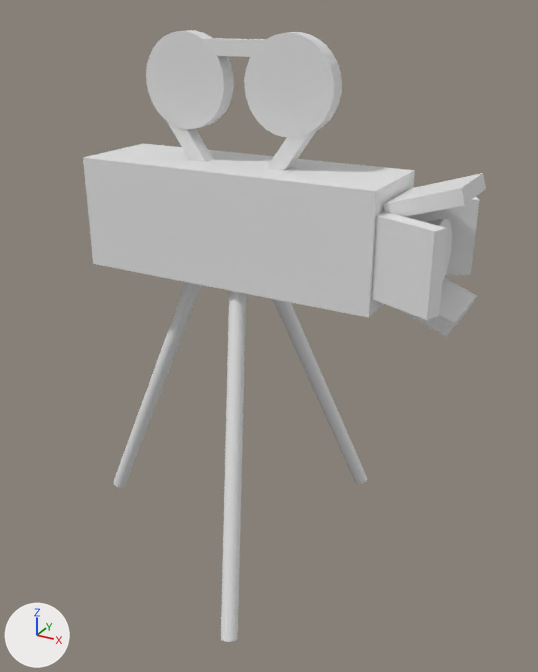
An edit to the Blender file Assets/BlenderModels/Camera.blend, drawn before and after from the same camera.
One viewpoint serves both versions: a camera (50 mm lens) standing at (4.15, -7.55, 4.75) and looking at (-0.01, 0.02, 0.96). The lights are fixed; the arrows at lower left show +X, +Y and +Z.
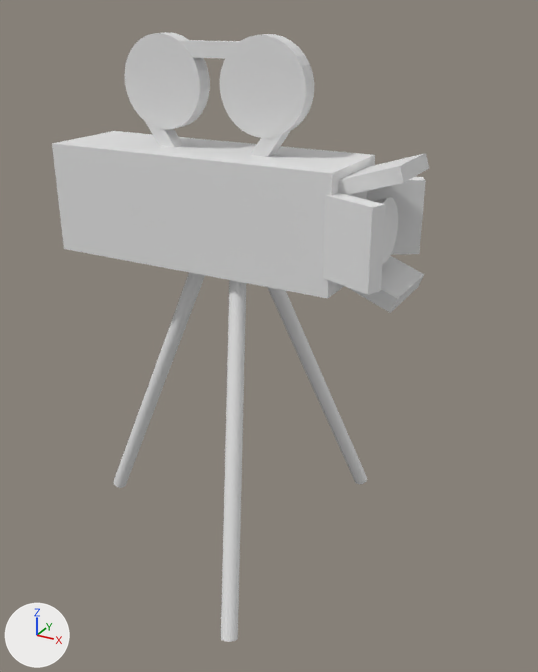
The newer file is also rescaled (x0.151), turned or shifted as a whole; pictures and numbers use the older file's frame.

Changed parts and their boxes (x1, y1, x2, y2) in the pictures (538 x 672 px):
'Cube', moved: before (83, 143, 415, 318); after (52, 131, 375, 298)
'Cube.004', moved: before (371, 211, 447, 320); after (323, 193, 386, 295)
'Cylinder.003', moved: before (244, 32, 342, 138); after (220, 34, 314, 138)
'Cylinder.004', moved: before (146, 30, 234, 129); after (124, 32, 210, 130)
'Cube.001', moved: before (383, 173, 486, 217); after (338, 153, 429, 195)
'Cube.003', moved: before (406, 197, 479, 275); after (367, 177, 426, 255)
'Cube.002', moved: before (402, 278, 477, 337); after (347, 255, 424, 313)
'Cube.006', moved: before (267, 130, 317, 170); after (250, 131, 290, 157)
'Cube.007', moved: before (204, 38, 266, 57); after (180, 40, 240, 59)
'Cube.005', moved: before (167, 122, 213, 162); after (145, 122, 183, 148)
'Cone', moved: before (426, 218, 452, 281); after (374, 197, 398, 264)

What the commit changed:
Object 'Cube' (ob_cube) moves from (-0.36, 0.0, 2.41) to (-0.84, 0.0, 2.54).
Object 'Cube.001' (ob_cube_001) moves from (1.96, 0.0, 2.97) to (1.34, -0.01, 3.12).
Object 'Cube.002' (ob_cube_002) moves from (1.93, 0.1, 1.84) to (1.3, 0.09, 1.99).
Object 'Cube.003' (ob_cube_003) moves from (1.82, 0.6, 2.37) to (1.2, 0.59, 2.53).
Object 'Cube.004' (ob_cube_004) moves from (1.85, -0.58, 2.39) to (1.22, -0.59, 2.54).
Object 'Cone' (ob_cone) moves from (1.43, 0.0, 2.36) to (0.81, -0.01, 2.52).
Object 'Cylinder.004' (ob_cylinder_004) moves from (-1.04, -0.02, 3.98) to (-1.37, -0.02, 3.96).
Object 'Cylinder.003' (ob_cylinder_003) moves from (0.29, -0.02, 3.98) to (-0.03, -0.02, 3.96).
Object 'Cube.005' (ob_cube_005) moves from (-1.05, -0.02, 3.28) to (-1.37, -0.02, 3.25).
Object 'Cube.006' (ob_cube_006) moves from (0.27, -0.02, 3.28) to (-0.05, -0.02, 3.25).
Object 'Cube.007' (ob_cube_007) moves from (-0.39, -0.02, 4.35) to (-0.72, -0.02, 4.33).
